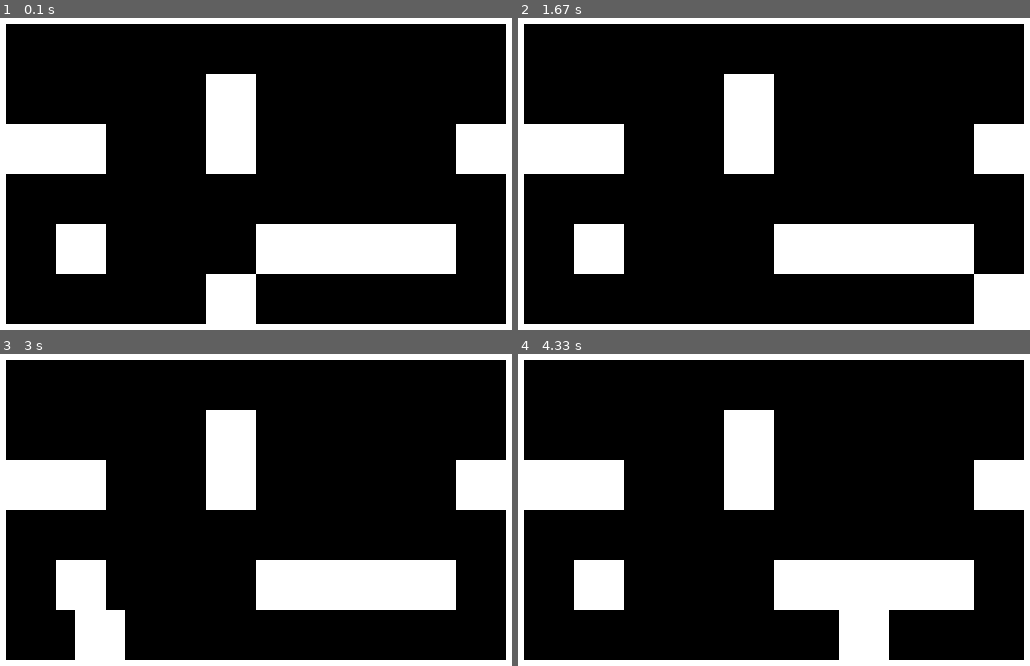
Above: before the commit, frames 1-4 (two rows, left to right).
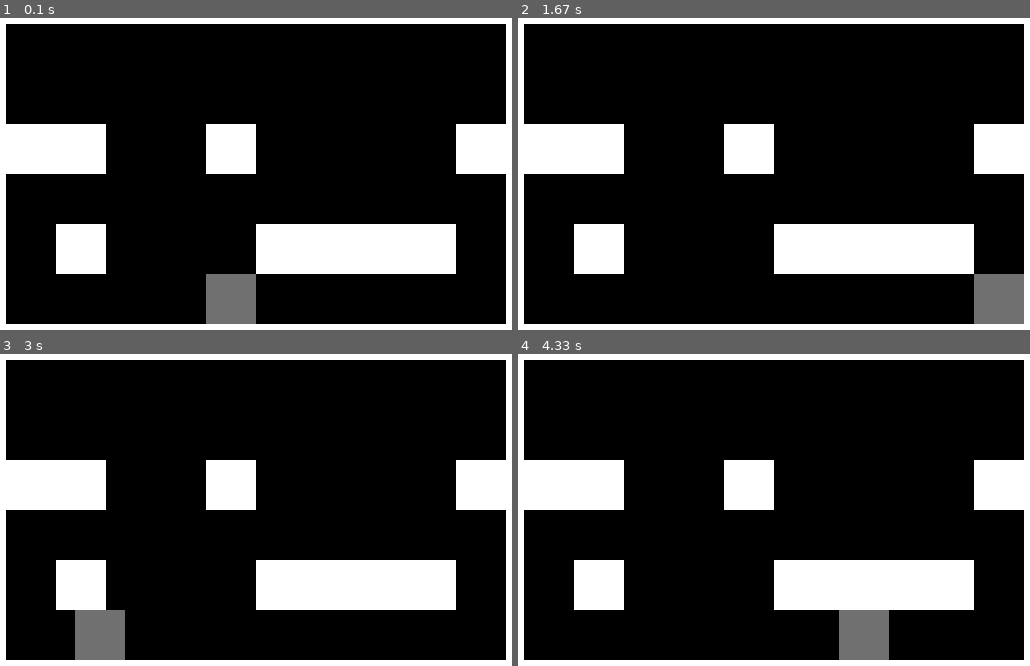
Above: after the commit, the same moments.

Repository: sparshg/py-games
Game: pygame game, started from src/platformer/platformer.py
Two runs of this game, one before a commit and one after it. Both use one fixed random seed, a clock stepped at 60 frames per second and the inputs below.
Inputs:
- Up to frame 1 (0.1 s): no input
- Up to frame 2 (1.67 s): hold Right 0.33-0.8 s; hold Up 0.83-1.13 s; hold Right 1.17-1.63 s
- Up to frame 3 (3 s): hold Left 1.67-2.2 s; hold Down 2.23-2.53 s; hold Left 2.57-2.97 s
- Up to frame 4 (4.33 s): hold Right 3.4-4.03 s; hold Down from 4.07 s (still down)

The runs differ from the first frame. In frame 1, 3.1% of the frame differs, in the area x 40-50%, y 17-99%; in frame 2, 3.1%; in frame 3, 3.1%; in frame 4, 3.1%.

Commit message:
Update platformer.py

Diff:
--- a/src/platformer/platformer.py
+++ b/src/platformer/platformer.py
@@ -14,12 +14,15 @@
 WIDTH, HEIGHT = (600, 400)
 FPS = 60
 BLACK = (0, 0, 0)
+GREY = (225/2, 225/2, 225/2)
 WHITE = (255, 255, 255)
 
 # The main controller
 class Main:
     def __init__(self):
-        Platforms.init()
+        self.platforms = Platforms()
+        self.player = Player()
+        self.keys = Keys()
         pg.init()
         pg.display.set_caption("Platformer")
         self.running = True
@@ -31,25 +34,25 @@
         for event in pg.event.get():
             if event.type == pg.QUIT:
                 main.running = False
-        keys = pg.key.get_pressed()
-        if keys[pg.K_RIGHT]: Keys.rtArrow = True
-        else: Keys.rtArrow = False
-        if keys[pg.K_LEFT]: Keys.ltArrow = True
-        else: Keys.ltArrow = False
-        if keys[pg.K_UP]: Keys.upArrow = True
-        else: Keys.upArrow = False
-        if keys[pg.K_DOWN]: Keys.dnArrow = True
-        else: Keys.dnArrow = False
+        keyDown = pg.key.get_pressed()
+        if keyDown[pg.K_RIGHT]: self.keys.rtArrow = True
+        else: self.keys.rtArrow = False
+        if keyDown[pg.K_LEFT]: self.keys.ltArrow = True
+        else: self.keys.ltArrow = False
+        if keyDown[pg.K_UP]: self.keys.upArrow = True
+        else: self.keys.upArrow = False
+        if keyDown[pg.K_DOWN]: self.keys.dnArrow = True
+        else: self.keys.dnArrow = False
 
     # Update things
     def update(self):
-        Player.update()
+        self.player.update()
 
     # Draw things
     def render(self):
         self.win.fill(BLACK)
-        Platforms.render()
-        Player.render()
+        self.platforms.render()
+        self.player.render()
         pg.display.update()
 
     # The main loop
@@ -62,10 +65,11 @@
         pg.quit()
 
 class Keys:
-    rtArrow = False
-    ltArrow = False
-    upArrow = False
-    dnArrow = False
+    def __init__(self):
+        self.rtArrow = False
+        self.ltArrow = False
+        self.upArrow = False
+        self.dnArrow = False
 
 class Physics:
     gravity = 0.5
@@ -78,60 +82,61 @@
         return x1+w1>x2 and x1<x2+w2 and y1+h1>y2 and y1<y2+h2
 
 class Player:
-    x = 250
-    y = 300
-    xVel = 0
-    yVel = 0
+    def __init__(self):
+        self.x = 250
+        self.y = 300
+        self.xVel = 0
+        self.yVel = 0
 
-    def colliding():
+    def colliding(self):
         for i in range(len(Platforms.platforms)):
-            if Physics.squareCollision(Player.x, Player.y, 50, 50, Platforms.platforms[i].x, Platforms.platforms[i].y, 50, 50):
+            if Physics.squareCollision(main.player.x, main.player.y, 50, 50, main.platforms.platforms[i].x, main.platforms.platforms[i].y, 50, 50):
                 return True
         return False
 
-    def update():
+    def update(self):
         # Gravity
-        Player.yVel += Physics.gravity
-        Player.y += Player.yVel
-        if Player.colliding():
-            while Player.colliding():
-                if Player.yVel < 0:
-                    Player.y += 0.5
-                elif Player.yVel > 0:
-                    Player.y -= 0.5
-            if Keys.upArrow and Player.yVel > 0:
-                Player.yVel = Physics.jumpHeight
+        main.player.yVel += Physics.gravity
+        main.player.y += main.player.yVel
+        if main.player.colliding():
+            while main.player.colliding():
+                if main.player.yVel < 0:
+                    main.player.y += 0.5
+                elif main.player.yVel > 0:
+                    main.player.y -= 0.5
+            if main.keys.upArrow and main.player.yVel > 0:
+                main.player.yVel = Physics.jumpHeight
             else:
-                Player.yVel = Physics.gravity
+                main.player.yVel = Physics.gravity
 
         # Movement
 
         # Right
-        if Keys.rtArrow:
-            Player.xVel += Physics.acceleration
-            if Player.xVel > Physics.maxXVel:
-                Player.xVel = Physics.maxXVel
+        if main.keys.rtArrow:
+            main.player.xVel += Physics.acceleration
+            if main.player.xVel > Physics.maxXVel:
+                main.player.xVel = Physics.maxXVel
 
         # Left
-        if Keys.ltArrow:
-            Player.xVel -= Physics.acceleration
-            if -Player.xVel > Physics.maxXVel:
-                Player.xVel = -Physics.maxXVel
+        if main.keys.ltArrow:
+            main.player.xVel -= Physics.acceleration
+            if -main.player.xVel > Physics.maxXVel:
+                main.player.xVel = -Physics.maxXVel
 
         # Apply friction
-        if Player.xVel > 0:
-            Player.xVel -= Physics.friction
-        if Player.xVel < 0:
-            Player.xVel += Physics.friction
+        if main.player.xVel > 0:
+            main.player.xVel -= Physics.friction
+        if main.player.xVel < 0:
+            main.player.xVel += Physics.friction
 
         # Go back to where you were before if you've hit a wall
-        Player.x += Player.xVel
-        if Player.colliding():
-            Player.x -= Player.xVel
-            Player.xVel = 0
+        main.player.x += main.player.xVel
+        if main.player.colliding():
+            main.player.x -= main.player.xVel
+            main.player.xVel = 0
 
-    def render():
-        pg.draw.rect(main.win, WHITE, (int(Player.x), int(Player.y), 50, 50))
+    def render(self):
+        pg.draw.rect(main.win, GREY, (int(main.player.x), int(main.player.y), 50, 50))
 
 class Platform:
     def __init__(self, x, y):
@@ -144,7 +149,7 @@
     tiles = [
         [p, p, p, p, p, p, p, p, p, p, p, p],
         [p, _, _, _, _, _, _, _, _, _, _, p],
-        [p, _, _, _, _, p, _, _, _, _, _, p],
+        [p, _, _, _, _, _, _, _, _, _, _, p],
         [p, p, p, _, _, p, _, _, _, _, p, p],
         [p, _, _, _, _, _, _, _, _, _, _, p],
         [p, _, p, _, _, _, p, p, p, p, _, p],
@@ -153,13 +158,13 @@
     ]
     platforms = []
 
-    def init():
+    def __init__(self):
         for i in range(len(Platforms.tiles)):
             for j in range(len(Platforms.tiles[i])):
                 if Platforms.tiles[i][j] == Platforms.p:
                     Platforms.platforms.append(Platform(j * 50, i * 50))
 
-    def render():
+    def render(self):
         for i in range(len(Platforms.platforms)):
             pg.draw.rect(main.win, WHITE, (Platforms.platforms[i].x, Platforms.platforms[i].y, 50, 50))
 
